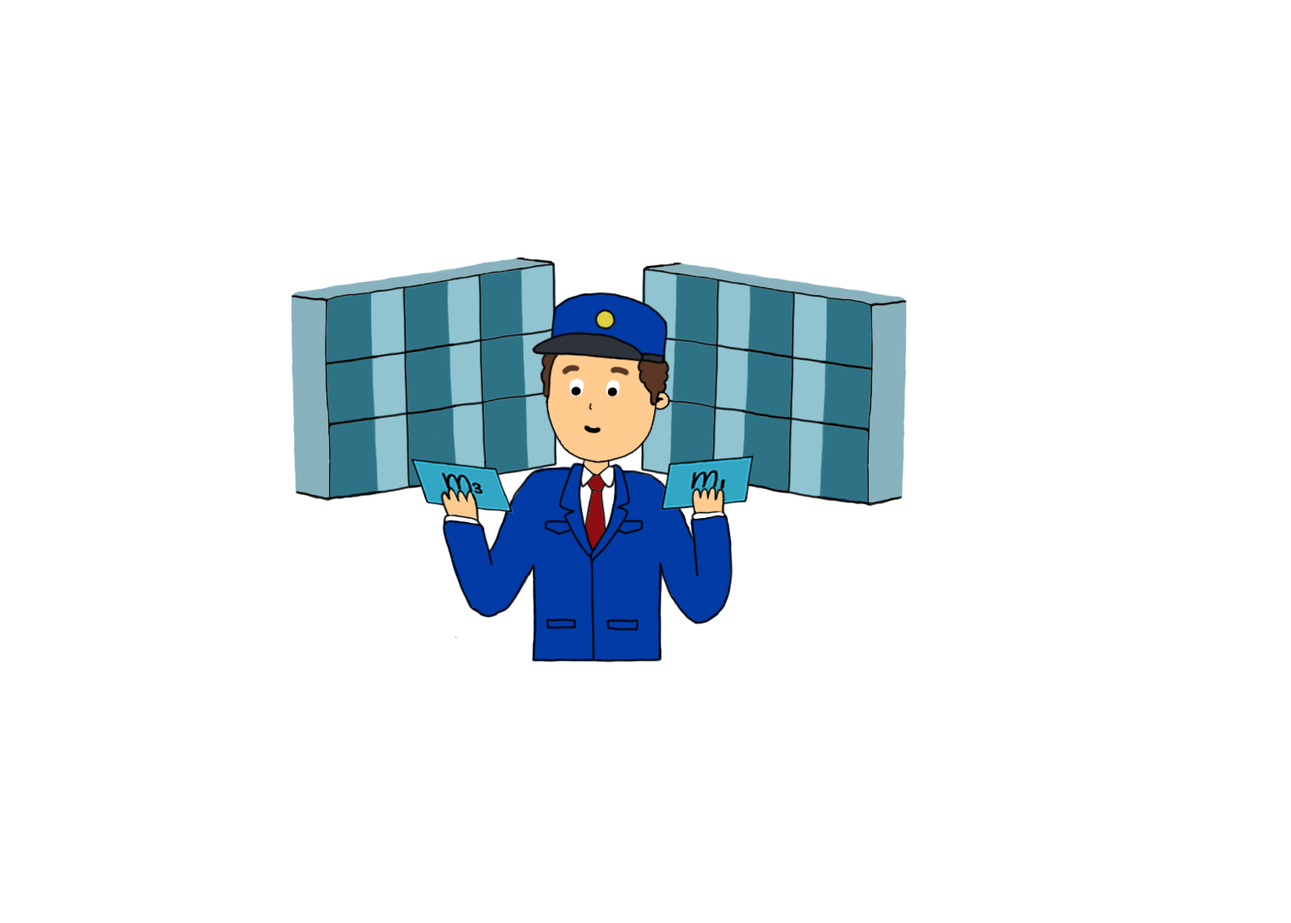
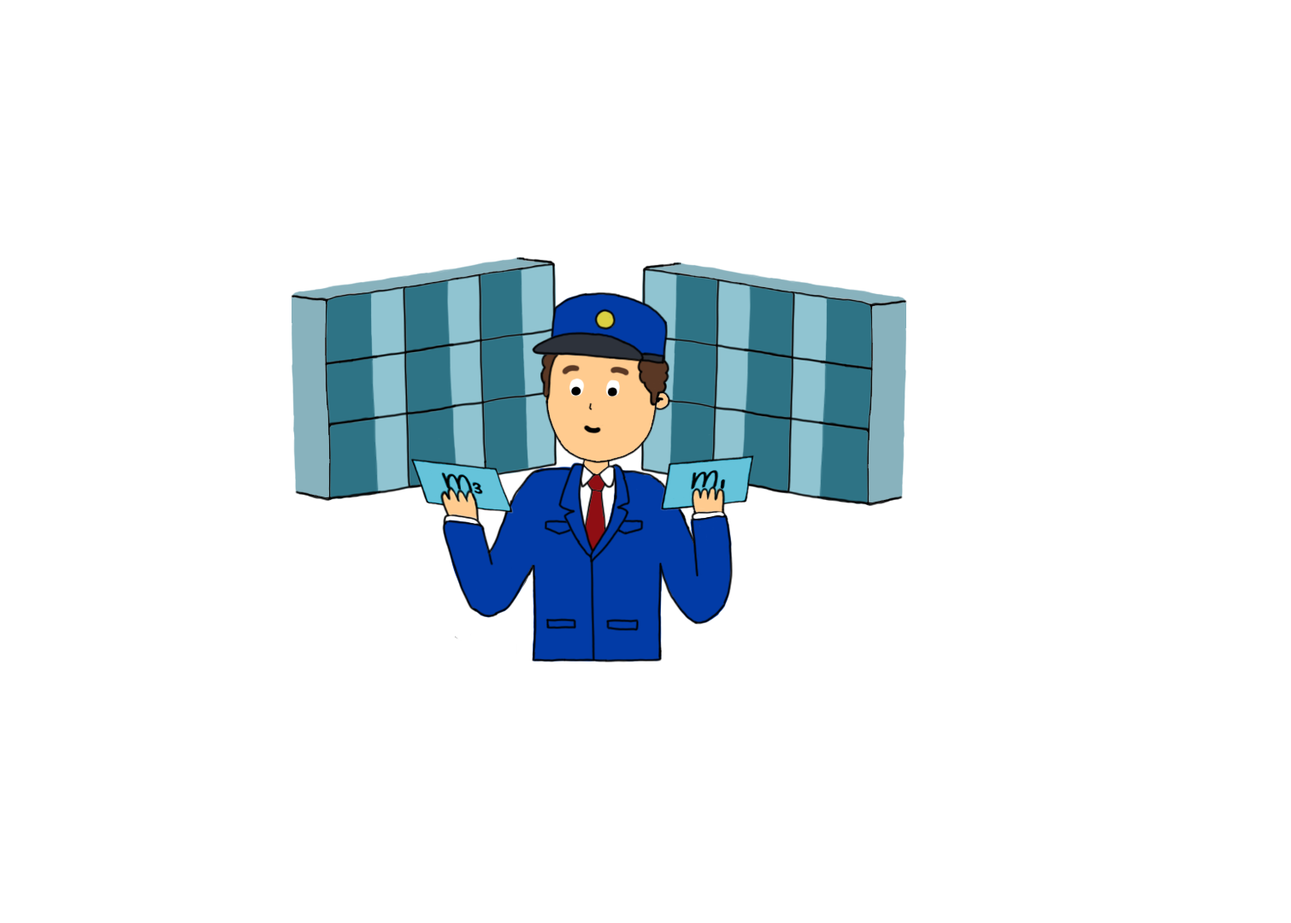
Layer changes from the first (1291, 923) image to the second:
painted on "image" (1st of 2) over [414, 460, 511, 512]
painted on "image" (2nd of 2) over [662, 456, 753, 509]
